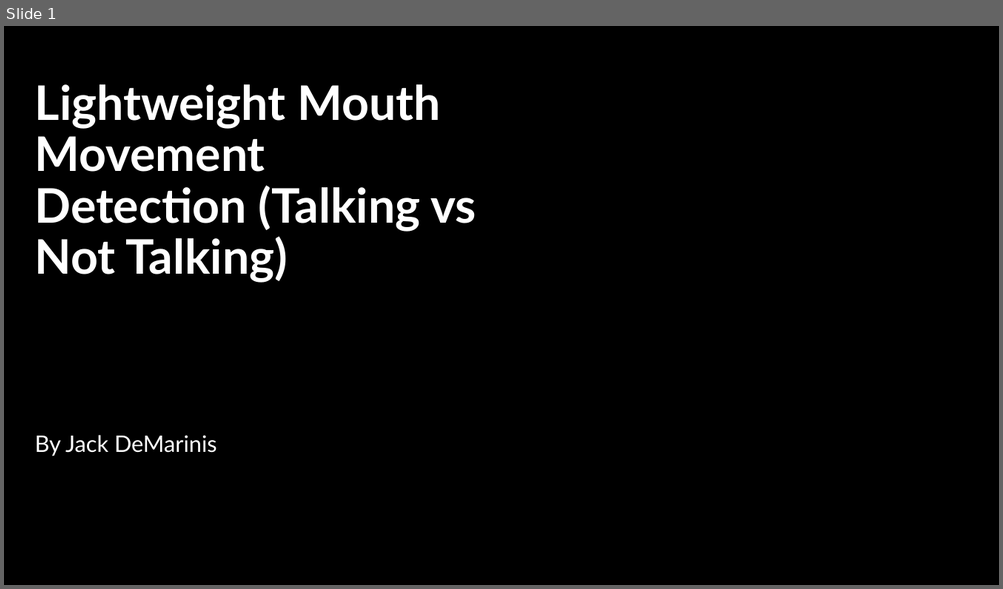
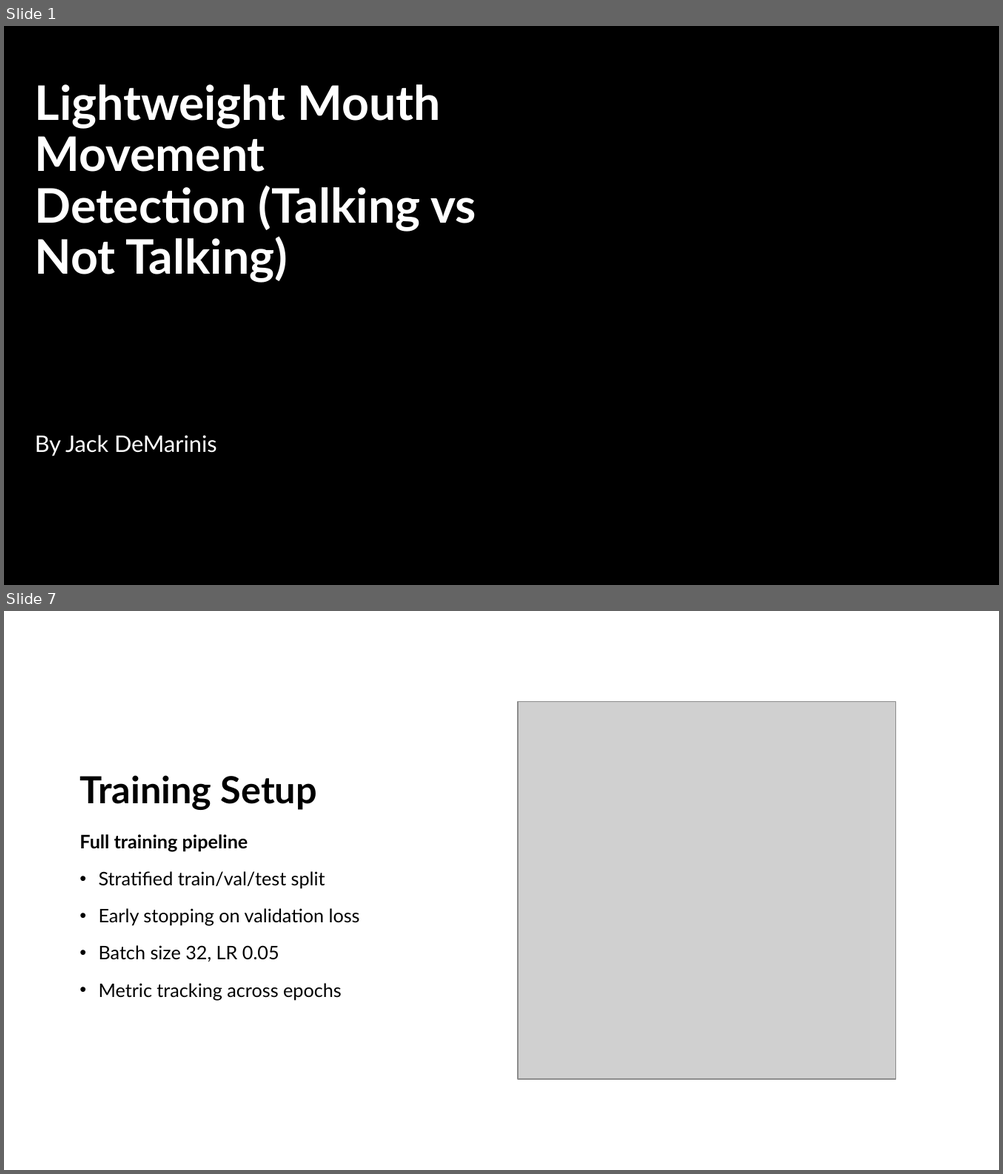
Before and after one commit to jackdemarinis/mouthMovementDetection, a slide deck: Lightweight Mouth Movement Detection (Talking vs Not.pptx. Shown one above the other, each under a label of ours: slide 1 before the commit, slides 1 and 7 after it; the slides between them are not shown. The pictures are 1003x589 and 1003x1174 pixels, drawn with LibreOffice and Linux fonts; fonts in the diff are those of the drawing; grey boxes stand for pictures; background and template pictures are left out. Boxes give left, top, right and bottom in pixels: in the first picture for what was removed or moved away, otherwise in the second. Text is boxed around its words. In the diff, an @@ line names an element or a change of style, - is before the commit and + after.

```diff
--- a/Lightweight Mouth Movement Detection (Talking vs Not.pptx
+++ b/Lightweight Mouth Movement Detection (Talking vs Not.pptx
@@ slide 7 added at (4,611,999,1170), background #FFFFFF @@
@@ picture added at (518,702,896,1079) @@
@@ title added at (79,775,317,810), 36 pt, text #000000, bold @@
+Training Setup
@@ text added at (79,834,360,1000), 18 pt, text #000000 @@
+Full training pipeline
+• Stratified train/val/test split
+• Early stopping on validation loss
+• Batch size 32, LR 0.05
+• Metric tracking across epochs
```
Also in this commit, not shown: 12 other slides added, 9 slides removed, 1 other file.
